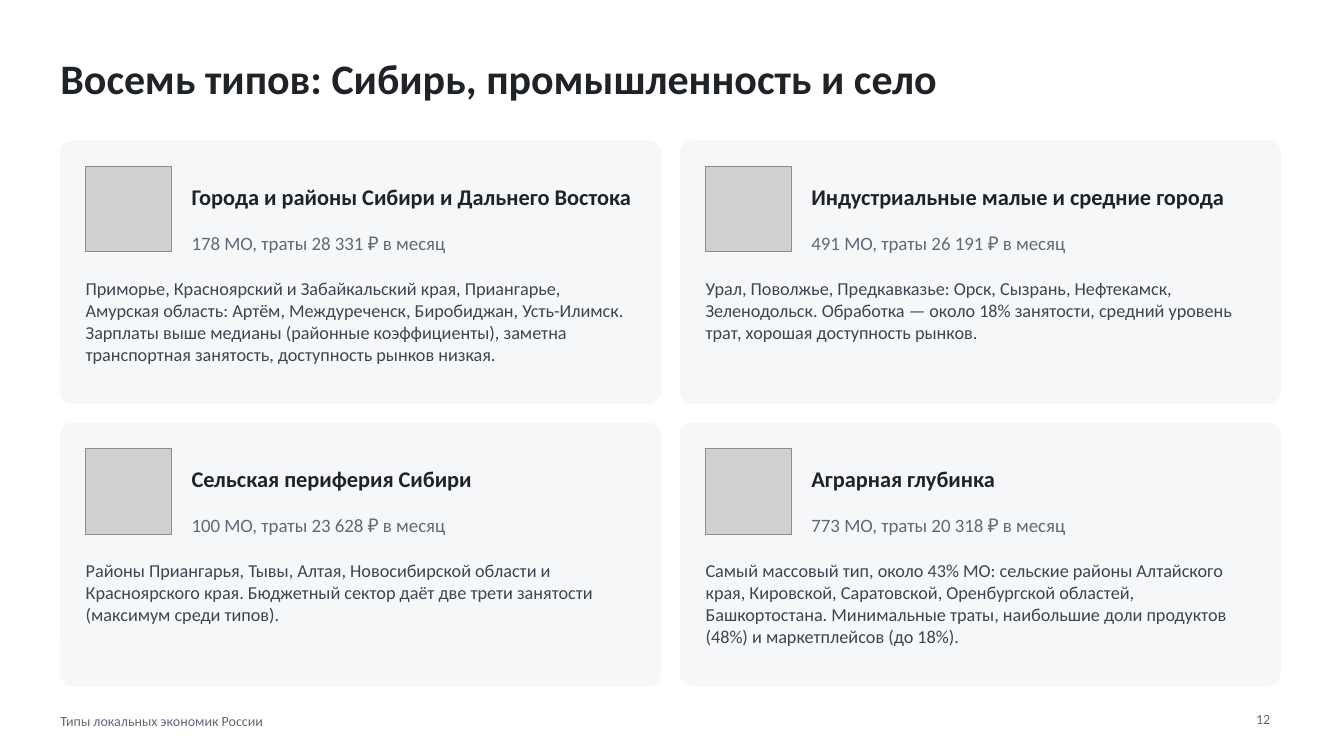
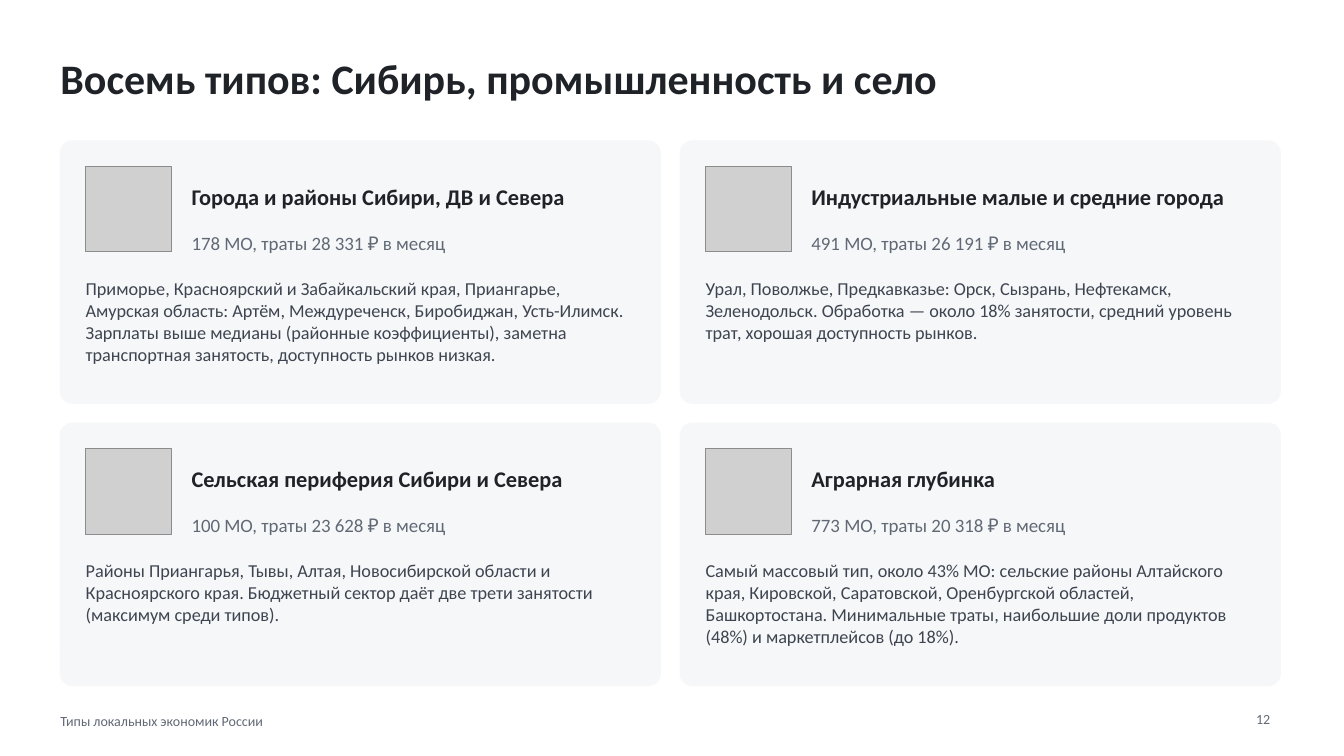
Before and after one commit to proknulo/sberindex, a slide deck: slide 12 of docs/presentation.pptx. Drawn at 1344x756 pixels with LibreOffice and Linux fonts; fonts in the diff are those of the drawing; grey boxes stand for pictures. Boxes give left, top, right and bottom in pixels: in the first picture for what was removed or moved away, otherwise in the second. Text is boxed around its words. In the diff, an @@ line names an element or a change of style, - is before the commit and + after.

Commit message:
Районы Москвы и Петербурга: слой на лендинге, раздел отчёта и слайд презентации; новые названия типов, правки текста

```diff
--- a/docs/presentation.pptx
+++ b/docs/presentation.pptx
@@ text at <box>192,189,564,209</box>: text changed @@
-Города и районы Сибири и Дальнего Востока
+Города и районы Сибири, ДВ и Севера
@@ text at <box>192,471,562,491</box>: text changed @@
-Сельская периферия Сибири
+Сельская периферия Сибири и Севера
```
Also in this commit, not shown: 6 other slides changed, 1 slide added, 16 other files.
